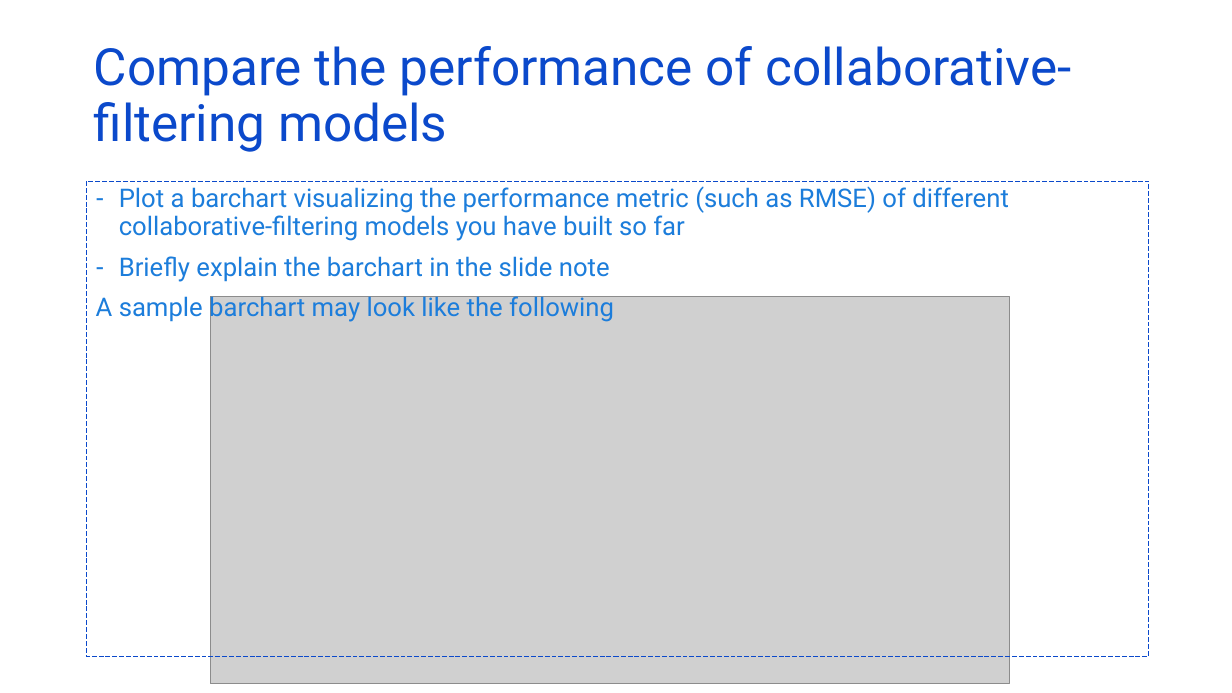
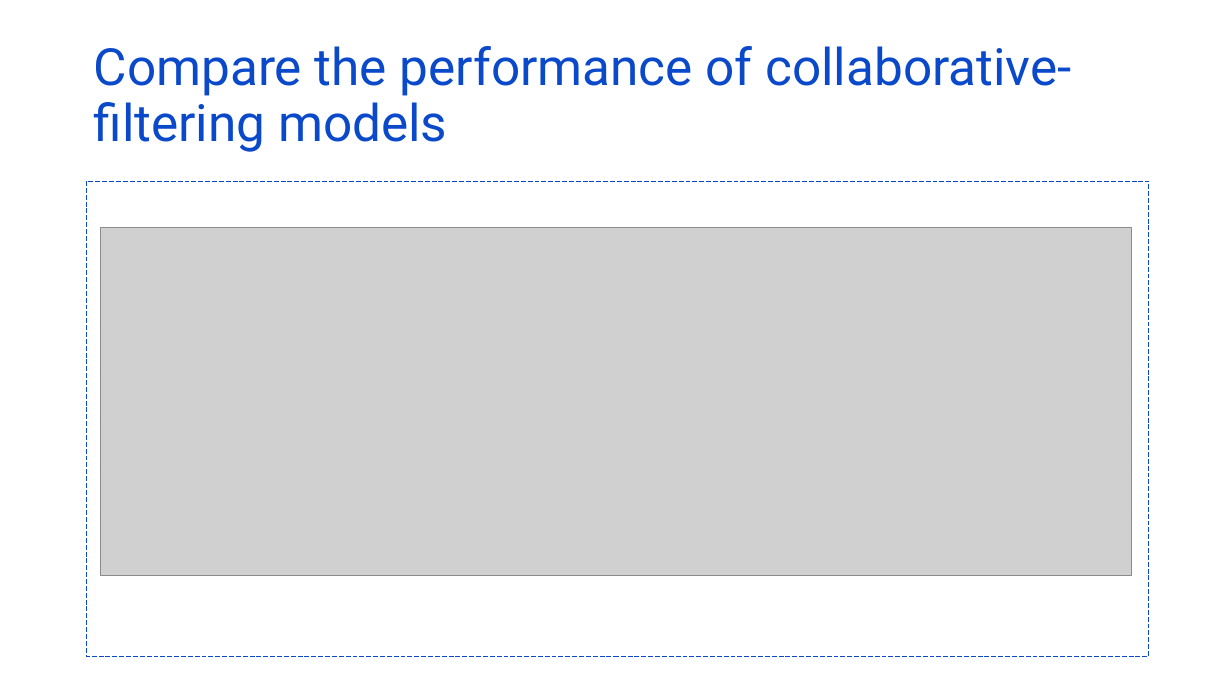
Before and after one commit to kymayodeji/ibm_ml_course, a slide deck: slide 20 of course6_Capstone/ml-capstone-template-coursera.pptx (slide 21 before the commit). Drawn at 1232x693 pixels with LibreOffice and Linux fonts; fonts in the diff are those of the drawing; grey boxes stand for pictures. Boxes give left, top, right and bottom in pixels: in the first picture for what was removed or moved away, otherwise in the second. Text is boxed around its words. In the diff, an @@ line names an element or a change of style, - is before the commit and + after.

```diff
--- a/course6_Capstone/ml-capstone-template-coursera.pptx
+++ b/course6_Capstone/ml-capstone-template-coursera.pptx
@@ text in rectangle at (x1=96, y1=186, x2=1009, y2=323): text removed @@
-– Plot a barchart visualizing the performance metric (such as RMSE) of different collaborative-filtering models you have built so far
-– Briefly explain the barchart in the slide note
-A sample barchart may look like the following
@@ picture added at (x1=101, y1=227, x2=1131, y2=575) @@
@@ picture removed at (x1=210, y1=297, x2=1009, y2=684) @@
```
Also in this commit, not shown: 5 other slides changed, 7 slides added, 8 slides removed, 9 other files.
